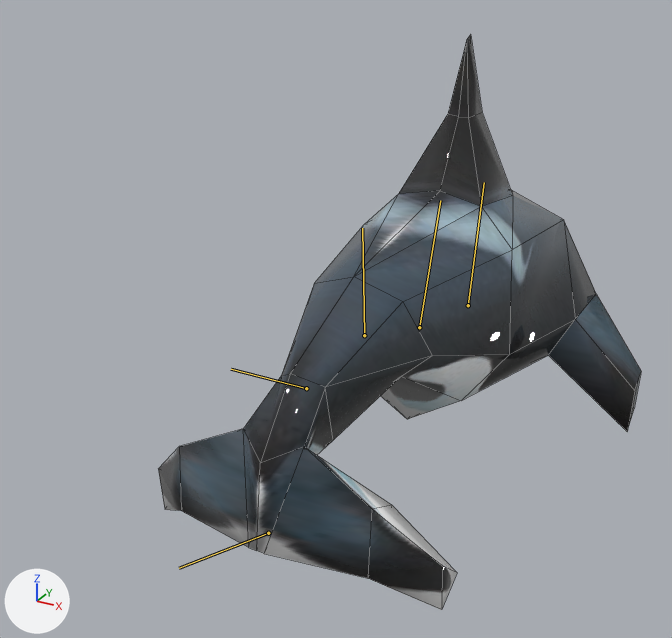
The FBX model unity_project/Assets/assets/enemys/wale/wale_001.fbx, before and after one commit.
Camera for both pictures: a camera (50 mm lens) standing at (0.0749, -0.2056, 0.0909) and looking at (-0.0145, -0.0431, 0.0097). Every picture has the same lights, and +X, +Y and +Z are marked at lower left. Both versions are drawn at frame 46 of the action 'Take 001'; the numbers are the values there. The bones that bend it are drawn over the model as lines. Mesh edges are drawn as thin lines.

In view in the first picture: 'wale_geo'.
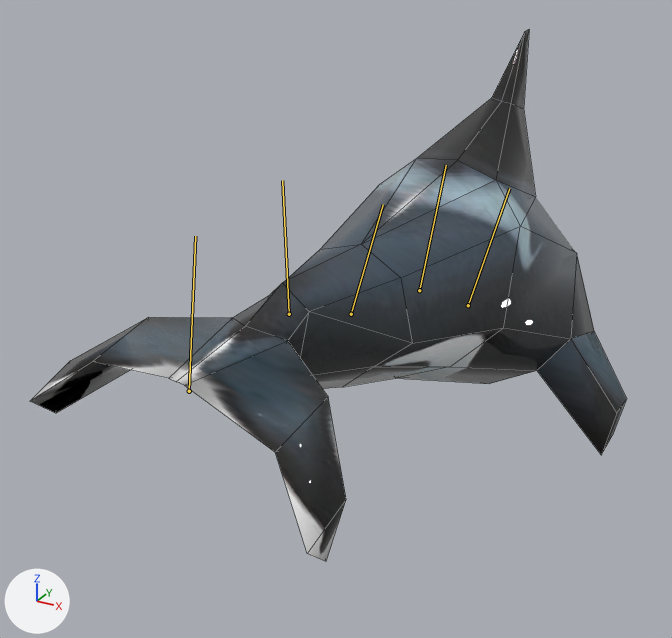
What changed in the scene script:
```text
Change bone_joint1:
    where bone_joint1 = bpy.data.objects['Armature'].pose.bones['joint1']
    bone_joint1.rotation_quaternion: (0.995, -0.096, 0.0, 0.0) -> (0.972, -0.223, -0.038, -0.06)  # degrees (-11, 0, 0) -> degrees (-26, -6, -6)
Change bone_whale_root_jnt:
    where bone_whale_root_jnt = bpy.data.objects['Armature'].pose.bones['whale_root_jnt']  # child of 'joint1'
    bone_whale_root_jnt.rotation_quaternion: (1.0, 0.0, 0.0, -0.016) -> (0.974, 0.0, 0.0, -0.227)  # degrees (0, 0, -2) -> degrees (0, 0, -26)
Change bone_whale_01_jnt:
    where bone_whale_01_jnt = bpy.data.objects['Armature'].pose.bones['whale_01_jnt']  # child of 'whale_root_jnt'
    bone_whale_01_jnt.rotation_quaternion: (0.957, 0.0, 0.0, -0.283) -> (1.0, 0.0, 0.0, 0.0)  # degrees (0, 0, -33) -> degrees (0, 0, 0)
Change bone_whale_02_jnt:
    where bone_whale_02_jnt = bpy.data.objects['Armature'].pose.bones['whale_02_jnt']  # child of 'whale_01_jnt'
    bone_whale_02_jnt.rotation_quaternion: (0.975, 0.0, 0.0, -0.221) -> (1.0, 0.0, 0.0, 0.0)  # degrees (0, 0, -26) -> degrees (0, 0, 0)
Change bone_whale_03_jnt:
    where bone_whale_03_jnt = bpy.data.objects['Armature'].pose.bones['whale_03_jnt']  # child of 'whale_02_jnt'
    bone_whale_03_jnt.rotation_quaternion: (0.981, 0.168, 0.0, 0.0) -> (0.996, -0.021, 0.0, 0.0)  # degrees (19, 0, 0) -> degrees (-2, 0, 0)
```

Pixel boxes [x1, y1, x2, y2] of what changed, in the pictures (672 x 638 px):
'wale_geo', posed (23% wider, 7% shorter): before [158, 34, 641, 610]; after [30, 29, 626, 562]
bone 'joint1', root to tip: before (468, 305) to (484, 182); after (468, 305) to (509, 188)
bone 'whale_root_jnt', root to tip: before (419, 327) to (440, 200); after (419, 290) to (446, 165)
bone 'whale_01_jnt', root to tip: before (364, 335) to (362, 228); after (351, 314) to (383, 204)
bone 'whale_02_jnt', root to tip: before (306, 388) to (231, 369); after (289, 314) to (282, 180)
bone 'whale_03_jnt', root to tip: before (268, 533) to (179, 568); after (189, 391) to (195, 236)
